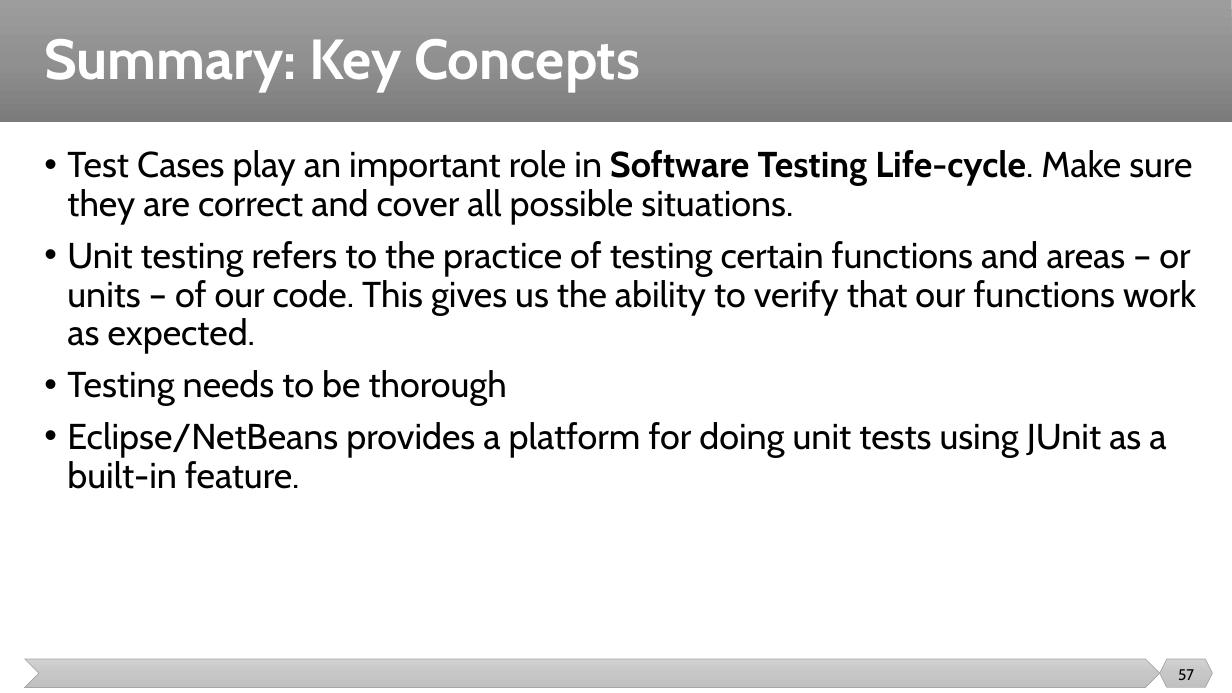
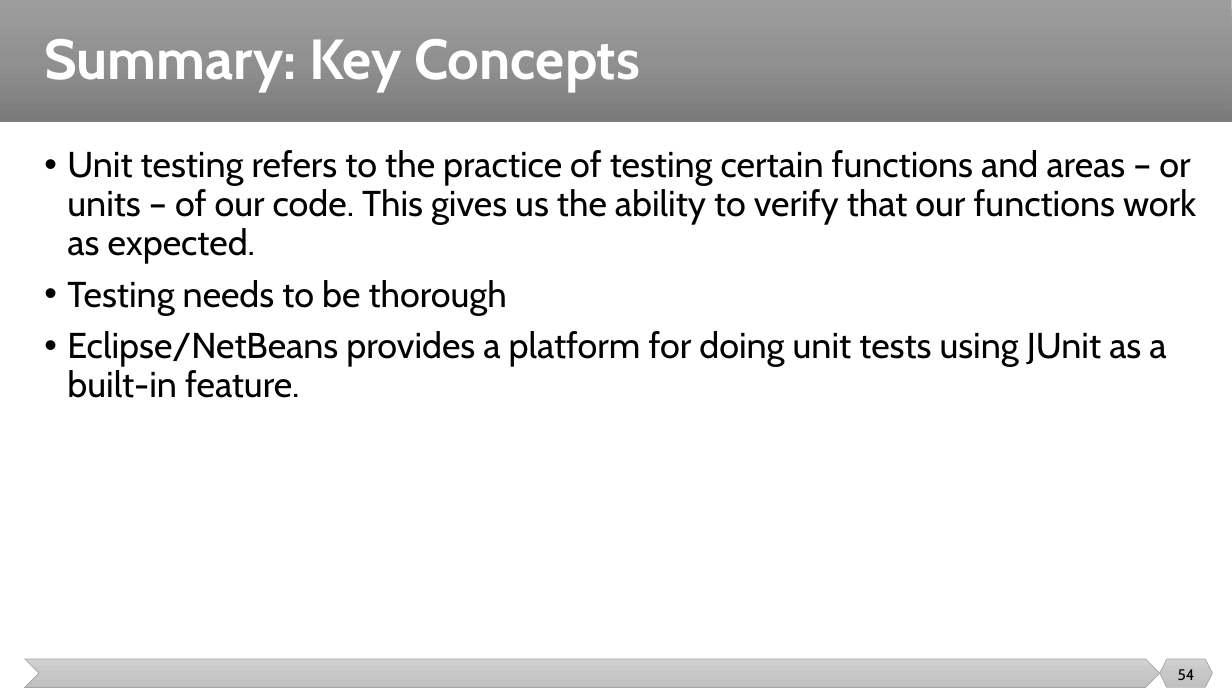
Before and after one commit to malenezi/malenezi, a slide deck: slide 54 of SE401/Lectures/6-Unit Testing and Junit/Unit Testing and JUnit.pptx (slide 57 before the commit). Drawn at 1232x693 pixels with LibreOffice and Linux fonts; fonts in the diff are those of the drawing. Boxes give left, top, right and bottom in pixels: in the first picture for what was removed or moved away, otherwise in the second. Text is boxed around its words. In the diff, an @@ line names an element or a change of style, - is before the commit and + after.

```diff
--- a/SE401/Lectures/6-Unit Testing and Junit/Unit Testing and JUnit.pptx
+++ b/SE401/Lectures/6-Unit Testing and Junit/Unit Testing and JUnit.pptx
@@ text at (67,150,1192,225): paragraph removed @@
-• Test Cases play an important role in Software Testing Life-cycle. Make sure they are correct and cover all possible situations.
@@ page number at (1178,669,1195,680): text changed @@
-57
+54
```
Also in this commit, not shown: 13 other slides changed, 4 slides removed, 6 other files.
